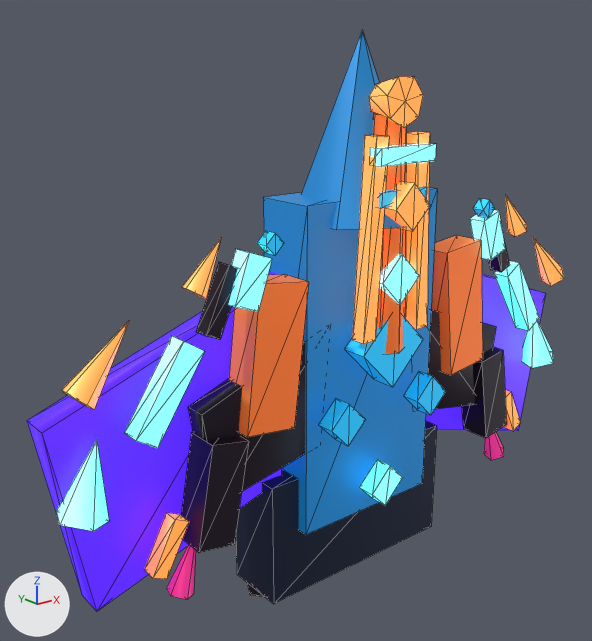
A saved change to the glTF model public/models/boss/boss-01.glb.
The view is the same before and after, from a camera (50 mm lens) standing at (-2.83, -3.15, 1.52) and looking at (-0.24, 0.09, 0.23). The axes (+X, +Y, +Z) are drawn at lower left. The lights are the same throughout. The first picture is the older version. Mesh edges are drawn as thin lines. Where no turn or scale is listed for an object, it has been applied to the vertices.
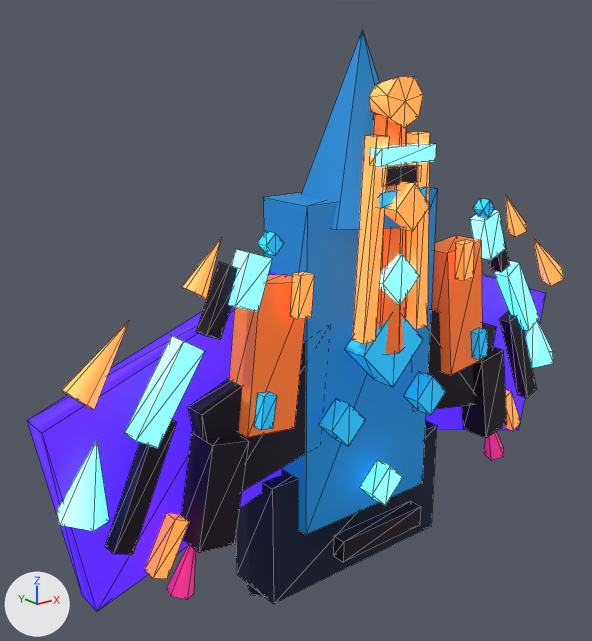
Boxes (x1, y1, x2, y2) around the edits, measured in the pictures (592 x 641 px):
'left_broad_wing', surface changed: (67, 273, 283, 575) in both
'left_ammo_heat_bank', surface changed: (181, 432, 214, 551) in both
'right_broad_wing', surface changed: (425, 273, 544, 430) in both
'left_outer_wing_black_laminate', added: after (105, 419, 177, 555)
'right_ammo_heat_bank', surface changed: (462, 347, 507, 437) in both
'rear_reactor_shadow_plate', now drawn: after (333, 501, 421, 562)
'left_bloom_crown_tip', surface changed: (65, 335, 123, 409) in both
'right_outer_wing_black_laminate', added: after (499, 311, 536, 398)
'left_lower_bloom_heat_fin', surface changed: (144, 513, 189, 578) in both
'left_cannon_heat_slot_a', added (orange): after (290, 272, 314, 319)
'right_cannon_heat_slot_a', added (orange): after (455, 240, 474, 281)
'left_cannon_heat_slot_b', added: after (254, 392, 277, 430)
'front_nose_black_retainer', added (black): after (386, 164, 417, 186)
'right_cannon_heat_slot_b', added: after (471, 328, 487, 360)
'right_lower_bloom_heat_fin', surface changed: (504, 390, 520, 427) in both
'right_scatter_socket_guard', surface changed: (488, 248, 510, 272) in both
'center_cannon_charge_ring_rear', surface changed: (380, 190, 399, 208) in both

What changed in the scene script:
```text
Change mat_material_2:
    mat_material_2.roughness: 0.5 -> 0.72
Change mat_material_3:
    mat_material_3.roughness: 0.5 -> 0.72
Change mat_material_5:
    mat_material_5.roughness: 0.5 -> 0.72
Change mat_material_7:
    mat_material_7.roughness: 0.5 -> 0.72
Add me_mesh_46_1:
    me_mesh_46_1.from_pydata([(0.023, -0.028, 0.084), (0.023, 0.028, 0.084), (0.046, -0.028, -0.074), (0.046, 0.028, -0.074), (-0.046, 0.028, 0.074), (-0.046, -0.028, 0.074), (-0.023, 0.028, -0.084), (-0.023, -0.028, -0.084)], [], [(0, 2, 1), (2, 3, 1), (4, 6, 5), (6, 7, 5), (4, 5, 1), (5, 0, 1), (7, 6, 2), (6, 3, 2), (5, 7, 0), (7, 2, 0), (1, 3, 4), (3, 6, 4)])
    me_mesh_46_1.materials.append(mat_material_7)  # cyan #27d8ff, glowing blue #0d5c8f
Add me_mesh_45_1:
    me_mesh_45_1.from_pydata([(0.046, -0.028, 0.074), (0.046, 0.028, 0.074), (0.023, -0.028, -0.084), (0.023, 0.028, -0.084), (-0.023, 0.028, 0.084), (-0.023, -0.028, 0.084), (-0.046, 0.028, -0.074), (-0.046, -0.028, -0.074)], [], [(0, 2, 1), (2, 3, 1), (4, 6, 5), (6, 7, 5), (4, 5, 1), (5, 0, 1), (7, 6, 2), (6, 3, 2), (5, 7, 0), (7, 2, 0), (1, 3, 4), (3, 6, 4)])
    me_mesh_45_1.materials.append(mat_material_7)  # cyan #27d8ff, glowing blue #0d5c8f
Add me_mesh_44_1:
    me_mesh_44_1.from_pydata([(0.032, -0.03, 0.103), (0.032, 0.03, 0.103), (0.048, -0.03, -0.096), (0.048, 0.03, -0.096), (-0.048, 0.03, 0.096), (-0.048, -0.03, 0.096), (-0.032, 0.03, -0.103), (-0.032, -0.03, -0.103)], [], [(0, 2, 1), (2, 3, 1), (4, 6, 5), (6, 7, 5), (4, 5, 1), (5, 0, 1), (7, 6, 2), (6, 3, 2), (5, 7, 0), (7, 2, 0), (1, 3, 4), (3, 6, 4)])
    me_mesh_44_1.materials.append(mat_material_5)  # orange #ffcf7a, glowing orange #ff5c14
Add me_mesh_43_1:
    me_mesh_43_1.from_pydata([(0.048, -0.03, 0.096), (0.048, 0.03, 0.096), (0.032, -0.03, -0.103), (0.032, 0.03, -0.103), (-0.032, 0.03, 0.103), (-0.032, -0.03, 0.103), (-0.048, 0.03, -0.096), (-0.048, -0.03, -0.096)], [], [(0, 2, 1), (2, 3, 1), (4, 6, 5), (6, 7, 5), (4, 5, 1), (5, 0, 1), (7, 6, 2), (6, 3, 2), (5, 7, 0), (7, 2, 0), (1, 3, 4), (3, 6, 4)])
    me_mesh_43_1.materials.append(mat_material_5)  # orange #ffcf7a, glowing orange #ff5c14
Add me_mesh_42_1:
    me_mesh_42_1.from_pydata([(-0.081, -0.04, 0.303), (-0.081, 0.04, 0.303), (0.172, -0.04, -0.263), (0.172, 0.04, -0.263), (-0.172, 0.04, 0.263), (-0.172, -0.04, 0.263), (0.081, 0.04, -0.303), (0.081, -0.04, -0.303)], [], [(0, 2, 1), (2, 3, 1), (4, 6, 5), (6, 7, 5), (4, 5, 1), (5, 0, 1), (7, 6, 2), (6, 3, 2), (5, 7, 0), (7, 2, 0), (1, 3, 4), (3, 6, 4)])
    me_mesh_42_1.materials.append(mat_material_3)  # black #211827
Add me_mesh_41_1:
    me_mesh_41_1.from_pydata([(0.172, -0.04, 0.263), (0.172, 0.04, 0.263), (-0.081, -0.04, -0.303), (-0.081, 0.04, -0.303), (0.081, 0.04, 0.303), (0.081, -0.04, 0.303), (-0.172, 0.04, -0.263), (-0.172, -0.04, -0.263)], [], [(0, 2, 1), (2, 3, 1), (4, 6, 5), (6, 7, 5), (4, 5, 1), (5, 0, 1), (7, 6, 2), (6, 3, 2), (5, 7, 0), (7, 2, 0), (1, 3, 4), (3, 6, 4)])
    me_mesh_41_1.materials.append(mat_material_3)  # black #211827
Add ob_front_nose_black_retainer:
    ob_front_nose_black_retainer = bpy.data.objects.new('front_nose_black_retainer', me_mesh_47)  # a box spanning x -0.13..0.13, y -0.035..0.035, z -0.04..0.04; in mat_material_3 (black #211827)
    ob_front_nose_black_retainer.location = (0.0, -0.38, 1.02)
Add ob_right_cannon_heat_slot_b:
    ob_right_cannon_heat_slot_b = bpy.data.objects.new('right_cannon_heat_slot_b', me_mesh_46_1)
    ob_right_cannon_heat_slot_b.location = (0.76, -0.34, 0.0)
Add ob_left_cannon_heat_slot_b:
    ob_left_cannon_heat_slot_b = bpy.data.objects.new('left_cannon_heat_slot_b', me_mesh_45_1)
    ob_left_cannon_heat_slot_b.location = (-0.76, -0.34, 0.0)
Add ob_right_cannon_heat_slot_a:
    ob_right_cannon_heat_slot_a = bpy.data.objects.new('right_cannon_heat_slot_a', me_mesh_44_1)
    ob_right_cannon_heat_slot_a.location = (0.56, -0.36, 0.52)
Add ob_left_cannon_heat_slot_a:
    ob_left_cannon_heat_slot_a = bpy.data.objects.new('left_cannon_heat_slot_a', me_mesh_43_1)
    ob_left_cannon_heat_slot_a.location = (-0.56, -0.36, 0.52)
Add ob_right_outer_wing_black_laminate:
    ob_right_outer_wing_black_laminate = bpy.data.objects.new('right_outer_wing_black_laminate', me_mesh_42_1)
    ob_right_outer_wing_black_laminate.location = (1.34, -0.2, -0.24)
Add ob_left_outer_wing_black_laminate:
    ob_left_outer_wing_black_laminate = bpy.data.objects.new('left_outer_wing_black_laminate', me_mesh_41_1)
    ob_left_outer_wing_black_laminate.location = (-1.34, -0.2, -0.24)
```
